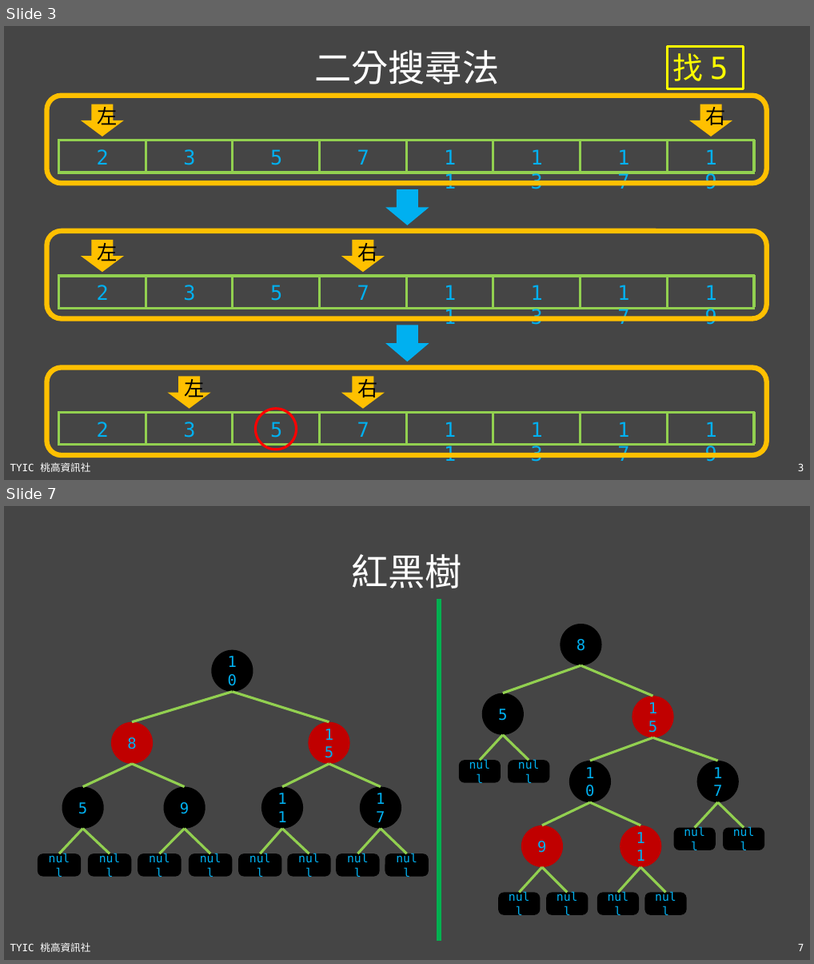
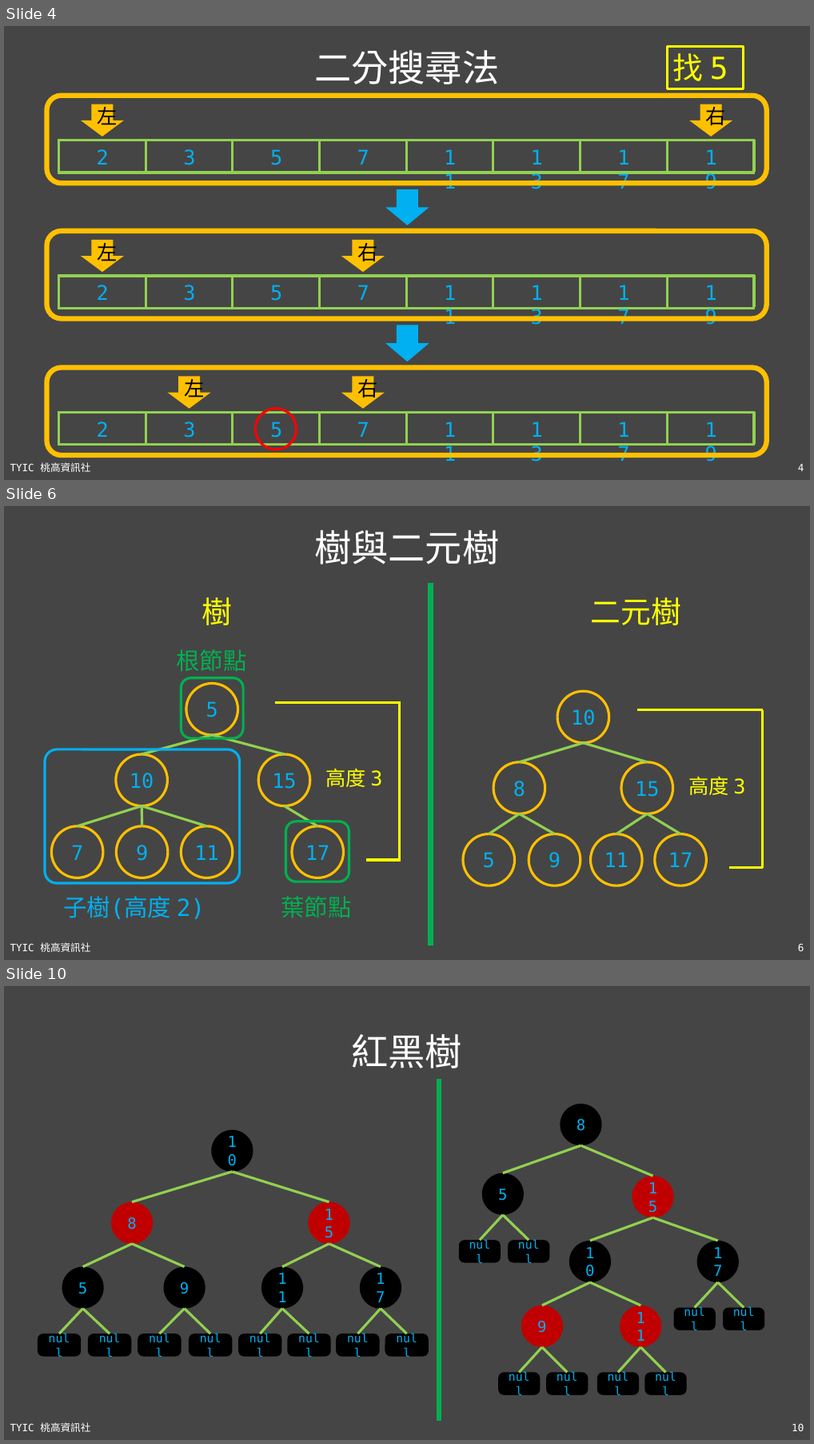
Before and after one commit to TYSHIC/slides, a slide deck: ppt/99_補充：資料結構與演算法.pptx. Shown one above the other, each under a label of ours: slides 3 and 7 before the commit, slides 4, 6 and 10 after it; the slides between them are not shown. The pictures are 814x964 and 814x1444 pixels, drawn with LibreOffice and Linux fonts; fonts in the diff are those of the drawing. Boxes give left, top, right and bottom in pixels: in the first picture for what was removed or moved away, otherwise in the second. Text is boxed around its words. In the diff, an @@ line names an element or a change of style, - is before the commit and + after.

```diff
--- a/ppt/99_補充：資料結構與演算法.pptx
+++ b/ppt/99_補充：資料結構與演算法.pptx
@@ slide 6 added at (4,506,810,960), background #454545; not listed: 2 template elements that a slide beside it also shows @@
@@ title added at (314,530,499,564), 44 pt, text #FFFFFF @@
+樹與二元樹
@@ text added at (202,597,232,625), 36 pt, text #FFFF00 @@
+樹
@@ line added from (431, 583) to (431, 945), #00B050 6 pt @@
@@ text added at (591,597,682,625), 36 pt, text #FFFF00 @@
+二元樹
@@ group added at (463,691,764,885): 9 lines, 7 ellipses, 1 text @@
+高度 3
+10
+8
+15
+5
+9
+17
+11
@@ group added at (45,649,401,919): 9 lines, 7 ellipses, 4 texts, 3 rounded rectangles @@
+高度 3
+5
+10
+15
+7
+9
+17
+11
+根節點
+子樹(高度 2)
+葉節點
@@ what was slide 3 is now slide 4 @@
@@ page number at (798,464,805,471): text changed @@
-3
+4
@@ what was slide 7 is now slide 10 @@
@@ page number at (792,1423,804,1431): text changed @@
-7
+10
```
Also in this commit, not shown: 3 slides changed, 2 other slides added, 7 other files.
